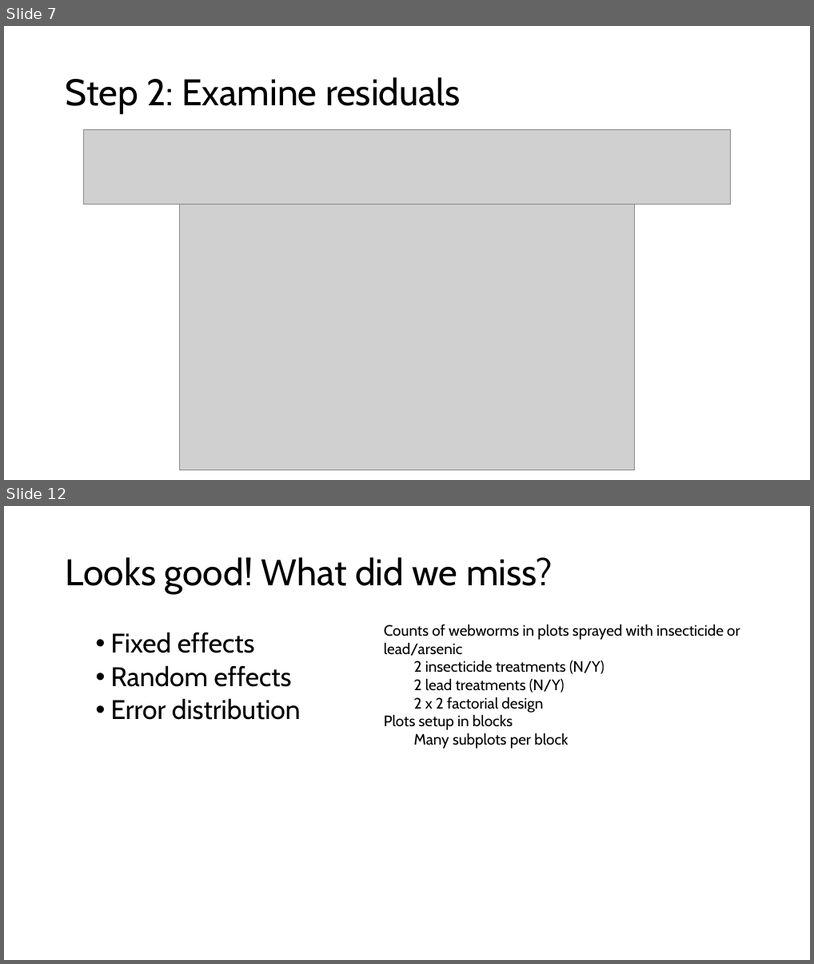
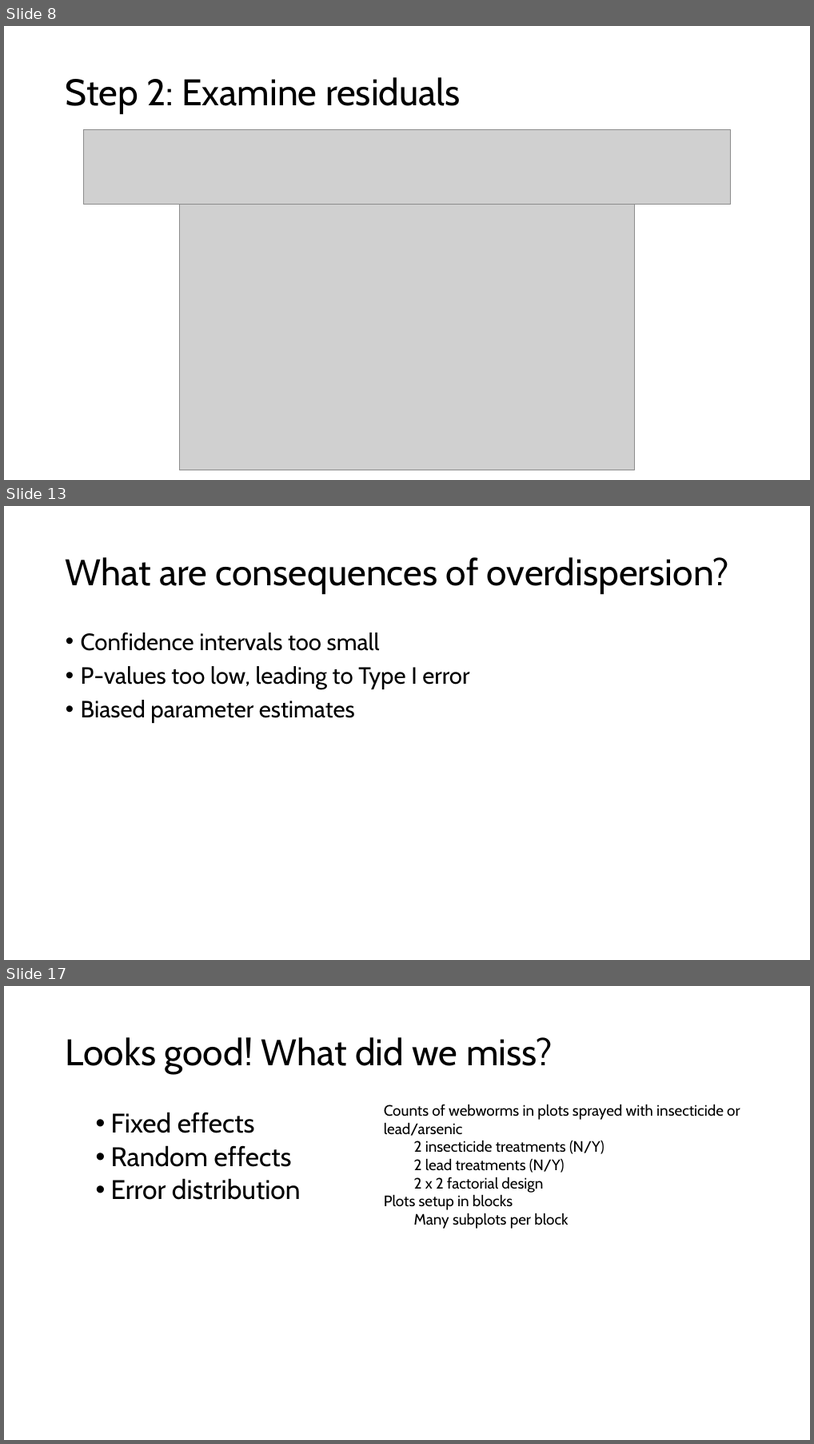
Before and after one commit to hahnp13/Workshops, a slide deck: Slides and materials/WorkedExample_GLMM_Counts.pptx. Shown one above the other, each under a label of ours: slides 7 and 12 before the commit, slides 8, 13 and 17 after it; the slides between them are not shown. The pictures are 814x964 and 814x1444 pixels, drawn with LibreOffice and Linux fonts; fonts in the diff are those of the drawing; grey boxes stand for pictures. Boxes give left, top, right and bottom in pixels: in the first picture for what was removed or moved away, otherwise in the second. Text is boxed around its words. In the diff, an @@ line names an element or a change of style, - is before the commit and + after.

```diff
--- a/Slides and materials/WorkedExample_GLMM_Counts.pptx
+++ b/Slides and materials/WorkedExample_GLMM_Counts.pptx
@@ slide 13 added at (x1=4, y1=506, x2=810, y2=960), background #FFFFFF @@
@@ title added at (x1=66, y1=557, x2=730, y2=594), 44 pt, text #000000 @@
+What are consequences of overdispersion?
@@ text added at (x1=81, y1=632, x2=470, y2=723), 28 pt, text #000000 @@
+• Confidence intervals too small
+• P-values too low, leading to Type I error
+• Biased parameter estimates
@@ what was slide 7 is now slide 8 @@
@@ what was slide 12 is now slide 17 @@
```
Also in this commit, not shown: 2 slides changed, 10 other slides added.
